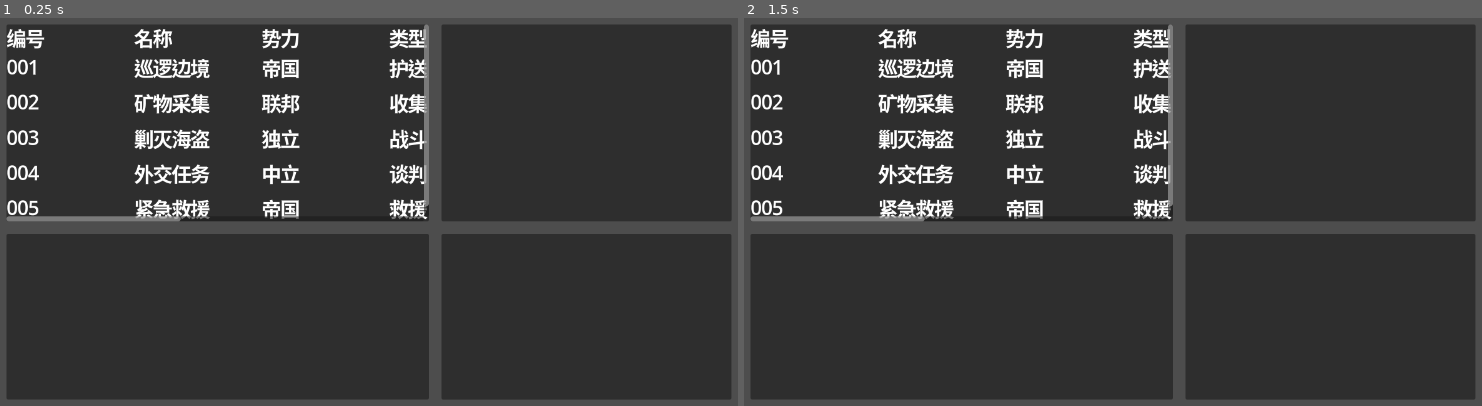
Above: before the commit, frames 1-2 (left to right).
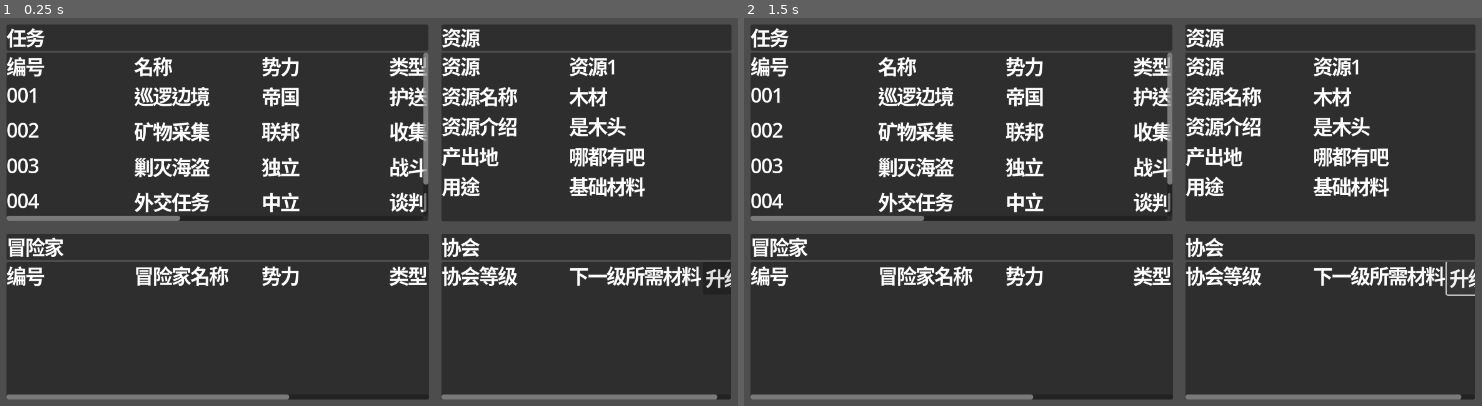
Above: after the commit, the same moments.

Repository: unjerry/GGJ2026
Game: Godot game, scene res://ControlTest/testt.tscn
The game is run twice, just before and just after one commit, with the same random seed, the same clock (stepped at 60 frames per second) and the same inputs.
Inputs (mouse positions are in pixels of both pictures, inside the frame that each line leads up to):
- Up to frame 1 (0.25 s): no input
- Up to frame 2 (1.5 s): click (1467, 277) at 0.5 s, where only the run after the commit has a clickable "升级"; click (1467, 277) at 1.25 s, where only the run after the commit has a clickable "升级"

The runs differ from the first frame. In frame 1, 13% of the frame differs, in the area x 0-100%, y 1-99%; in frame 2, 13%.

Commit message:
M testt.* -m add four pannel

Diff:
--- a/svs-4-5-1/ControlTest/testt.gd
+++ b/svs-4-5-1/ControlTest/testt.gd
@@ -13,7 +13,7 @@
 var row_scene: PackedScene = preload("res://system/tess/row/row.tscn")
 
 # 容器引用
-@onready var rows_container: VBoxContainer = $Control/Panel/ScrollContainer/VBoxContainer
+@onready var rows_container: VBoxContainer = $Control/VBoxContainer/Panel/ScrollContainer/VBoxContainer
 
 # 存储已创建的行
 var task_rows: Array = []
--- a/svs-4-5-1/ControlTest/testt.tscn
+++ b/svs-4-5-1/ControlTest/testt.tscn
@@ -26,7 +26,7 @@
 grow_horizontal = 2
 grow_vertical = 2
 
-[node name="Panel" type="Panel" parent="Control"]
+[node name="VBoxContainer" type="VBoxContainer" parent="Control"]
 layout_mode = 1
 anchors_preset = -1
 anchor_right = 1.0
@@ -38,72 +38,90 @@
 grow_horizontal = 2
 grow_vertical = 2
 
-[node name="ScrollContainer" type="ScrollContainer" parent="Control/Panel"]
-layout_mode = 1
-anchors_preset = 15
-anchor_right = 1.0
-anchor_bottom = 1.0
-grow_horizontal = 2
-grow_vertical = 2
-
-[node name="VBoxContainer" type="VBoxContainer" parent="Control/Panel/ScrollContainer"]
-layout_mode = 2
-size_flags_horizontal = 3
-size_flags_vertical = 3
-
-[node name="HBoxContainer" type="HBoxContainer" parent="Control/Panel/ScrollContainer/VBoxContainer"]
-layout_mode = 2
-
-[node name="Label2" type="Label" parent="Control/Panel/ScrollContainer/VBoxContainer/HBoxContainer"]
+[node name="Panel2" type="Panel" parent="Control/VBoxContainer"]
+custom_minimum_size = Vector2(0, 41.875)
+layout_mode = 2
+
+[node name="Label" type="Label" parent="Control/VBoxContainer/Panel2"]
+layout_mode = 1
+anchors_preset = 15
+anchor_right = 1.0
+anchor_bottom = 1.0
+grow_horizontal = 2
+grow_vertical = 2
+text = "任务"
+
+[node name="Panel" type="Panel" parent="Control/VBoxContainer"]
+layout_mode = 2
+size_flags_vertical = 3
+size_flags_stretch_ratio = 5.0
+
+[node name="ScrollContainer" type="ScrollContainer" parent="Control/VBoxContainer/Panel"]
+layout_mode = 1
+anchors_preset = 15
+anchor_right = 1.0
+anchor_bottom = 1.0
+grow_horizontal = 2
+grow_vertical = 2
+
+[node name="VBoxContainer" type="VBoxContainer" parent="Control/VBoxContainer/Panel/ScrollContainer"]
+layout_mode = 2
+size_flags_horizontal = 3
+size_flags_vertical = 3
+
+[node name="HBoxContainer" type="HBoxContainer" parent="Control/VBoxContainer/Panel/ScrollContainer/VBoxContainer"]
+layout_mode = 2
+
+[node name="Label2" type="Label" parent="Control/VBoxContainer/Panel/ScrollContainer/VBoxContainer/HBoxContainer"]
 custom_minimum_size = Vector2(200, 0)
 layout_mode = 2
 size_flags_horizontal = 3
 size_flags_vertical = 1
 text = "编号"
 
-[node name="Label3" type="Label" parent="Control/Panel/ScrollContainer/VBoxContainer/HBoxContainer"]
+[node name="Label3" type="Label" parent="Control/VBoxContainer/Panel/ScrollContainer/VBoxContainer/HBoxContainer"]
 custom_minimum_size = Vector2(200, 0)
 layout_mode = 2
 size_flags_horizontal = 3
 size_flags_vertical = 1
 text = "名称"
 
-[node name="Label" type="Label" parent="Control/Panel/ScrollContainer/VBoxContainer/HBoxContainer"]
+[node name="Label" type="Label" parent="Control/VBoxContainer/Panel/ScrollContainer/VBoxContainer/HBoxContainer"]
 custom_minimum_size = Vector2(200, 0)
 layout_mode = 2
 size_flags_horizontal = 3
 size_flags_vertical = 1
 text = "势力"
 
-[node name="Label4" type="Label" parent="Control/Panel/ScrollContainer/VBoxContainer/HBoxContainer"]
+[node name="Label4" type="Label" parent="Control/VBoxContainer/Panel/ScrollContainer/VBoxContainer/HBoxContainer"]
 custom_minimum_size = Vector2(200, 0)
 layout_mode = 2
 size_flags_horizontal = 3
 size_flags_vertical = 1
 text = "类型"
 
-[node name="Label5" type="Label" parent="Control/Panel/ScrollContainer/VBoxContainer/HBoxContainer"]
+[node name="Label5" type="Label" parent="Control/VBoxContainer/Panel/ScrollContainer/VBoxContainer/HBoxContainer"]
 custom_minimum_size = Vector2(200, 0)
 layout_mode = 2
 size_flags_horizontal = 3
 size_flags_vertical = 1
 text = "难度"
 
-[node name="Label6" type="Label" parent="Control/Panel/ScrollContainer/VBoxContainer/HBoxContainer"]
+[node name="Label6" type="Label" parent="Control/VBoxContainer/Panel/ScrollContainer/VBoxContainer/HBoxContainer"]
 custom_minimum_size = Vector2(200, 0)
 layout_mode = 2
 size_flags_horizontal = 3
 size_flags_vertical = 1
 text = "能量硬币报酬"
 
-[node name="Label7" type="Label" parent="Control/Panel/ScrollContainer/VBoxContainer/HBoxContainer"]
+[node name="Label7" type="Label" parent="Control/VBoxContainer/Panel/ScrollContainer/VBoxContainer/HBoxContainer"]
 custom_minimum_size = Vector2(200, 0)
 layout_mode = 2
 size_flags_horizontal = 3
 size_flags_vertical = 1
 text = "预计时长"
 
-[node name="Label8" type="Label" parent="Control/Panel/ScrollContainer/VBoxContainer/HBoxContainer"]
+[node name="Label8" type="Label" parent="Control/VBoxContainer/Panel/ScrollContainer/VBoxContainer/HBoxContainer"]
 custom_minimum_size = Vector2(200, 0)
 layout_mode = 2
 size_flags_horizontal = 3
@@ -121,7 +139,7 @@
 grow_horizontal = 2
 grow_vertical = 2
 
-[node name="Panel" type="Panel" parent="Control2"]
+[node name="VBoxContainer" type="VBoxContainer" parent="Control2"]
 layout_mode = 1
 anchors_preset = -1
 anchor_right = 1.0
@@ -133,6 +151,92 @@
 grow_horizontal = 2
 grow_vertical = 2
 
+[node name="Panel2" type="Panel" parent="Control2/VBoxContainer"]
+custom_minimum_size = Vector2(0, 41.875)
+layout_mode = 2
+
+[node name="Label" type="Label" parent="Control2/VBoxContainer/Panel2"]
+layout_mode = 1
+anchors_preset = 15
+anchor_right = 1.0
+anchor_bottom = 1.0
+grow_horizontal = 2
+grow_vertical = 2
+text = "资源"
+
+[node name="Panel" type="Panel" parent="Control2/VBoxContainer"]
+layout_mode = 2
+size_flags_vertical = 3
+
+[node name="ScrollContainer" type="ScrollContainer" parent="Control2/VBoxContainer/Panel"]
+layout_mode = 1
+anchors_preset = 15
+anchor_right = 1.0
+anchor_bottom = 1.0
+grow_horizontal = 2
+grow_vertical = 2
+
+[node name="HBoxContainer" type="HBoxContainer" parent="Control2/VBoxContainer/Panel/ScrollContainer"]
+layout_mode = 2
+
+[node name="VBoxContainer" type="VBoxContainer" parent="Control2/VBoxContainer/Panel/ScrollContainer/HBoxContainer"]
+custom_minimum_size = Vector2(200, 0)
+layout_mode = 2
+
+[node name="Label" type="Label" parent="Control2/VBoxContainer/Panel/ScrollContainer/HBoxContainer/VBoxContainer"]
+layout_mode = 2
+size_flags_vertical = 3
+text = "资源"
+
+[node name="Label2" type="Label" parent="Control2/VBoxContainer/Panel/ScrollContainer/HBoxContainer/VBoxContainer"]
+layout_mode = 2
+size_flags_vertical = 3
+text = "资源名称"
+
+[node name="Label3" type="Label" parent="Control2/VBoxContainer/Panel/ScrollContainer/HBoxContainer/VBoxContainer"]
+layout_mode = 2
+size_flags_vertical = 3
+text = "资源介绍"
+
+[node name="Label4" type="Label" parent="Control2/VBoxContainer/Panel/ScrollContainer/HBoxContainer/VBoxContainer"]
+layout_mode = 2
+size_flags_vertical = 3
+text = "产出地"
+
+[node name="Label5" type="Label" parent="Control2/VBoxContainer/Panel/ScrollContainer/HBoxContainer/VBoxContainer"]
+layout_mode = 2
+size_flags_vertical = 3
+text = "用途"
+
+[node name="VBoxContainer2" type="VBoxContainer" parent="Control2/VBoxContainer/Panel/ScrollContainer/HBoxContainer"]
+custom_minimum_size = Vector2(200, 0)
+layout_mode = 2
+
+[node name="Label" type="Label" parent="Control2/VBoxContainer/Panel/ScrollContainer/HBoxContainer/VBoxContainer2"]
+layout_mode = 2
+size_flags_vertical = 3
+text = "资源1"
+
+[node name="Label2" type="Label" parent="Control2/VBoxContainer/Panel/ScrollContainer/HBoxContainer/VBoxContainer2"]
+layout_mode = 2
+size_flags_vertical = 3
+text = "木材"
+
+[node name="Label3" type="Label" parent="Control2/VBoxContainer/Panel/ScrollContainer/HBoxContainer/VBoxContainer2"]
+layout_mode = 2
+size_flags_vertical = 3
+text = "是木头"
+
+[node name="Label4" type="Label" parent="Control2/VBoxContainer/Panel/ScrollContainer/HBoxContainer/VBoxContainer2"]
+layout_mode = 2
+size_flags_vertical = 3
+text = "哪都有吧"
+
+[node name="Label5" type="Label" parent="Control2/VBoxContainer/Panel/ScrollContainer/HBoxContainer/VBoxContainer2"]
+layout_mode = 2
+size_flags_vertical = 3
+text = "基础材料"
+
 [node name="Control3" type="Control" parent="."]
 layout_mode = 1
 anchor_top = 0.54
@@ -143,7 +247,7 @@
 grow_horizontal = 2
 grow_vertical = 2
 
-[node name="Panel" type="Panel" parent="Control3"]
+[node name="VBoxContainer" type="VBoxContainer" parent="Control3"]
 layout_mode = 1
 anchors_preset = -1
 anchor_right = 1.0
@@ -155,6 +259,74 @@
 grow_horizontal = 2
 grow_vertical = 2
 
+[node name="Panel2" type="Panel" parent="Control3/VBoxContainer"]
+custom_minimum_size = Vector2(0, 41.875)
+layout_mode = 2
+
+[node name="Label" type="Label" parent="Control3/VBoxContainer/Panel2"]
+layout_mode = 1
+anchors_preset = 15
+anchor_right = 1.0
+anchor_bottom = 1.0
+grow_horizontal = 2
+grow_vertical = 2
+text = "冒险家"
+
+[node name="Panel" type="Panel" parent="Control3/VBoxContainer"]
+layout_mode = 2
+size_flags_vertical = 3
+
+[node name="ScrollContainer" type="ScrollContainer" parent="Control3/VBoxContainer/Panel"]
+layout_mode = 1
+anchors_preset = 15
+anchor_right = 1.0
+anchor_bottom = 1.0
+grow_horizontal = 2
+grow_vertical = 2
+
+[node name="VBoxContainer" type="VBoxContainer" parent="Control3/VBoxContainer/Panel/ScrollContainer"]
+layout_mode = 2
+size_flags_horizontal = 3
+size_flags_vertical = 3
+
+[node name="HBoxContainer" type="HBoxContainer" parent="Control3/VBoxContainer/Panel/ScrollContainer/VBoxContainer"]
+layout_mode = 2
+
+[node name="Label2" type="Label" parent="Control3/VBoxContainer/Panel/ScrollContainer/VBoxContainer/HBoxContainer"]
+custom_minimum_size = Vector2(200, 0)
+layout_mode = 2
+size_flags_horizontal = 3
+size_flags_vertical = 1
+text = "编号"
+
+[node name="Label3" type="Label" parent="Control3/VBoxContainer/Panel/ScrollContainer/VBoxContainer/HBoxContainer"]
+custom_minimum_size = Vector2(200, 0)
+layout_mode = 2
+size_flags_horizontal = 3
+size_flags_vertical = 1
+text = "冒险家名称"
+
+[node name="Label" type="Label" parent="Control3/VBoxContainer/Panel/ScrollContainer/VBoxContainer/HBoxContainer"]
+custom_minimum_size = Vector2(200, 0)
+layout_mode = 2
+size_flags_horizontal = 3
+size_flags_vertical = 1
+text = "势力"
+
+[node name="Label4" type="Label" parent="Control3/VBoxContainer/Panel/ScrollContainer/VBoxContainer/HBoxContainer"]
+custom_minimum_size = Vector2(200, 0)
+layout_mode = 2
+size_flags_horizontal = 3
+size_flags_vertical = 1
+text = "类型"
+
+[node name="Label6" type="Label" parent="Control3/VBoxContainer/Panel/ScrollContainer/VBoxContainer/HBoxContainer"]
+custom_minimum_size = Vector2(200, 0)
+layout_mode = 2
+size_flags_horizontal = 3
+size_flags_vertical = 1
+text = "能力值"
+
 [node name="Control4" type="Control" parent="."]
 layout_mode = 1
 anchor_left = 0.59
@@ -164,7 +336,7 @@
 grow_horizontal = 2
 grow_vertical = 2
 
-[node name="Panel" type="Panel" parent="Control4"]
+[node name="VBoxContainer" type="VBoxContainer" parent="Control4"]
 layout_mode = 1
 anchors_preset = -1
 anchor_right = 1.0
@@ -175,3 +347,54 @@
 offset_bottom = -10.0
 grow_horizontal = 2
 grow_vertical = 2
+
+[node name="Panel2" type="Panel" parent="Control4/VBoxContainer"]
+custom_minimum_size = Vector2(0, 41.875)
+layout_mode = 2
+
+[node name="Label" type="Label" parent="Control4/VBoxContainer/Panel2"]
+layout_mode = 1
+anchors_preset = 15
+anchor_right = 1.0
+anchor_bottom = 1.0
+grow_horizontal = 2
+grow_vertical = 2
+text = "协会"
+
+[node name="Panel" type="Panel" parent="Control4/VBoxContainer"]
+layout_mode = 2
+size_flags_vertical = 3
+
+[node name="ScrollContainer" type="ScrollContainer" parent="Control4/VBoxContainer/Panel"]
+layout_mode = 1
+anchors_preset = 15
+anchor_right = 1.0
+anchor_bottom = 1.0
+grow_horizontal = 2
+grow_vertical = 2
+
+[node name="VBoxContainer" type="VBoxContainer" parent="Control4/VBoxContainer/Panel/ScrollContainer"]
+layout_mode = 2
+size_flags_horizontal = 3
+size_flags_vertical = 3
+
+[node name="HBoxContainer" type="HBoxContainer" parent="Control4/VBoxContainer/Panel/ScrollContainer/VBoxContainer"]
+layout_mode = 2
+
+[node name="Label2" type="Label" parent="Control4/VBoxContainer/Panel/ScrollContainer/VBoxContainer/HBoxContainer"]
+custom_minimum_size = Vector2(200, 0)
+layout_mode = 2
+size_flags_horizontal = 3
+size_flags_vertical = 1
+text = "协会等级"
+
+[node name="Label3" type="Label" parent="Control4/VBoxContainer/Panel/ScrollContainer/VBoxContainer/HBoxContainer"]
+custom_minimum_size = Vector2(200, 0)
+layout_mode = 2
+size_flags_horizontal = 3
+size_flags_vertical = 1
+text = "下一级所需材料"
+
+[node name="Button" type="Button" parent="Control4/VBoxContainer/Panel/ScrollContainer/VBoxContainer/HBoxContainer"]
+layout_mode = 2
+text = "升级"
